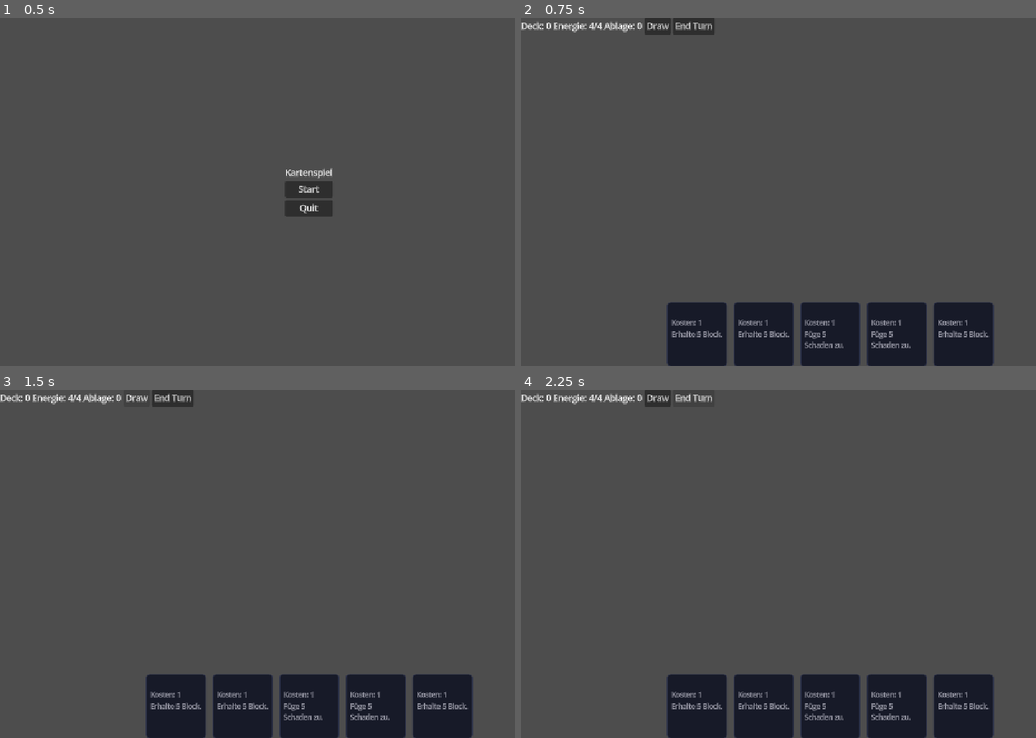
Above: before the commit, frames 1-4 (two rows, left to right).
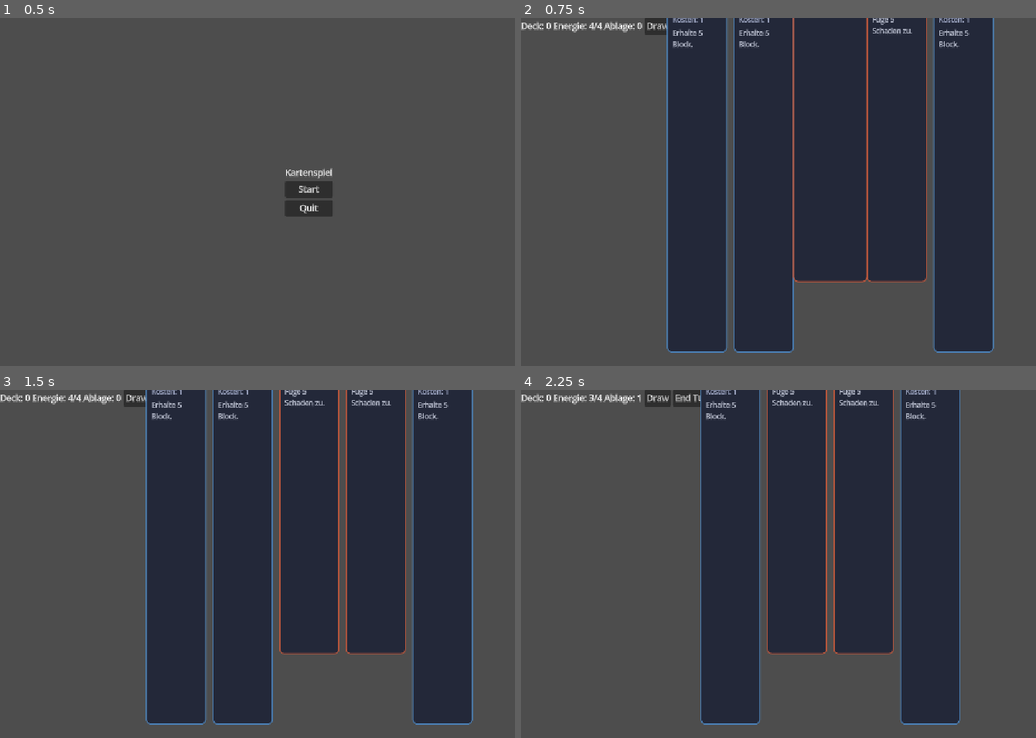
Above: after the commit, the same moments.

Repository: HelplessSneeker/Kartenspiel
Game: Godot game, scene res://scenes/ui/main_menu.tscn
Two runs of this game, one before a commit and one after it. Both use one fixed random seed, a clock stepped at 60 frames per second and the inputs below.
Inputs:
- Up to frame 1 (0.5 s): no input
- Up to frame 2 (0.75 s): click "Start" at 0.5 s
- Up to frame 3 (1.5 s): click "Draw" at 1.25 s
- Up to frame 4 (2.25 s): click "End Turn" at 2 s

Frame 1 is identical in both runs. In frame 2, 55% of the frame differs, in the area x 28-92%, y 0-100%; in frame 3, 53%; in frame 4, 45%.

Commit message:
Theme-Resource statt verstreuter Overrides
Das Kartenaussehen lag an drei Orten: StyleBox im Code, Margins als
theme_override in der Scene, Schriftgroessen beim Godot-Default. Jetzt
liefert resources/game_theme.tres die Defaults, und card.gd weicht nur
noch dort ab, wo es wirklich von den Kartendaten abhaengt (Rahmenfarbe
je Kategorie).

Nebenbei drei Funde weggeraeumt:

- TextLabel hatte custom_minimum_size.x = 120, die Karte selbst nur 100.
  Ein PanelContainer kann nicht kleiner werden als sein Inhalt, also war
  die Karte faktisch 136 breit und die 100 wirkungslos. Die Breite steht
  jetzt auf der Karte (112), das Label bricht per autowrap um.
- card_name war in beiden .tres leer - NameLabel hat eine leere Zeile
  gerendert.
- Der MarginContainer ist weg: content_margin_* im StyleBox liefert das
  Padding des PanelContainers selbst, dafuer braucht es keinen Wrapper.

ASSETS.md angelegt, damit Lizenzen ab dem ersten Download mitlaufen.

Co-Authored-By: Claude Opus 5 <noreply@anthropic.com>

Diff:
--- a/cards/card.gd
+++ b/cards/card.gd
@@ -11,13 +11,11 @@
 ## Hand ruht - voruebergehender Zustand, haengt an der Maus.
 const IDLE_TINT := Color(0.65, 0.65, 0.7)
 
-## Kartenruecken. Der Default-Theme liefert fuer PanelContainer eine
-## halbtransparente Flaeche - fuer eine Karte, die andere Karten ueberlappt,
-## unbrauchbar. Deshalb ein eigener StyleBox statt des Theme-Panels.
-const BG_COLOR := Color("232839")
-const BORDER_COLOR := Color("454d69")
-const CORNER_RADIUS := 8
-const BORDER_WIDTH := 2
+## Rahmenfarbe je Kategorie - das Einzige am Kartenaussehen, das wirklich von
+## den Kartendaten abhaengt. Hintergrund, Radius, Rahmenbreite und das Padding
+## kommen aus dem Theme (Variation "Card") und stehen deshalb nicht mehr hier.
+const BORDER_AKTION := Color("b4553c")
+const BORDER_REAKTION := Color("4a7fb5")
 
 var data: CardData
 
@@ -36,22 +34,6 @@
 var _tween: Tween
 
 
-func _ready() -> void:
-	add_theme_stylebox_override("panel", _build_style())
-
-
-## Bewusst im Code statt im Editor: das Aussehen soll spaeter von den
-## Kartendaten abhaengen koennen (Kategorie, Seltenheit), und dafuer braucht
-## es sowieso einen Ort, an dem der StyleBox gebaut wird.
-func _build_style() -> StyleBoxFlat:
-	var style := StyleBoxFlat.new()
-	style.bg_color = BG_COLOR
-	style.border_color = BORDER_COLOR
-	style.set_border_width_all(BORDER_WIDTH)
-	style.set_corner_radius_all(CORNER_RADIUS)
-	return style
-
-
 func setup(new_data: CardData) -> void:
 	data = new_data
 	%NameLabel.text = data.card_name
@@ -60,6 +42,37 @@
 		"damage": data.damage,
 		"block": data.block,
 	})
+	# Der Style haengt an `data`, und in _ready() gibt es die noch nicht -
+	# deshalb hier und nicht dort.
+	_apply_style()
+
+
+## Holt den StyleBox aus dem Theme und faerbt nur den Rahmen um.
+##
+## Der Theme-Type wird explizit mitgegeben, damit immer das Original aus dem
+## Theme kommt und nicht der Override, den diese Methode selbst gesetzt hat -
+## sonst faerbt jeder weitere Aufruf auf dem Ergebnis des vorigen.
+##
+## duplicate() ist Pflicht: StyleBoxes sind Resources und damit zwischen allen
+## Karten geteilt. Ohne Kopie faerbt die zuletzt gebaute Karte rueckwirkend
+## alle anderen mit um.
+func _apply_style() -> void:
+	var base := get_theme_stylebox("panel", "Card") as StyleBoxFlat
+	if base == null:
+		return
+	var style: StyleBoxFlat = base.duplicate()
+	style.border_color = _border_color()
+	add_theme_stylebox_override("panel", style)
+
+
+func _border_color() -> Color:
+	if data == null:
+		return BORDER_AKTION
+	match data.category:
+		CardData.Category.REAKTION:
+			return BORDER_REAKTION
+		_:
+			return BORDER_AKTION
 
 
 func snap_to(target_position: Vector2, target_scale: Vector2) -> void:
--- a/cards/card.tscn
+++ b/cards/card.tscn
@@ -3,31 +3,28 @@
 [ext_resource type="Script" uid="uid://bs3yqbfecyowa" path="res://cards/card.gd" id="1_ivai2"]
 
 [node name="Card" type="PanelContainer" unique_id=514923645]
-custom_minimum_size = Vector2(100, 150)
-offset_right = 40.0
-offset_bottom = 40.0
+custom_minimum_size = Vector2(112, 158)
+theme_type_variation = &"Card"
 script = ExtResource("1_ivai2")
 
-[node name="MarginContainer" type="MarginContainer" parent="." unique_id=558112738]
+[node name="VBoxContainer" type="VBoxContainer" parent="." unique_id=369139916]
 layout_mode = 2
-theme_override_constants/margin_left = 8
-theme_override_constants/margin_top = 8
-theme_override_constants/margin_right = 8
-theme_override_constants/margin_bottom = 8
+theme_override_constants/separation = 6
 
-[node name="VBoxContainer" type="VBoxContainer" parent="MarginContainer" unique_id=369139916]
-layout_mode = 2
-
-[node name="NameLabel" type="Label" parent="MarginContainer/VBoxContainer" unique_id=986834283]
+[node name="NameLabel" type="Label" parent="VBoxContainer" unique_id=986834283]
 unique_name_in_owner = true
 layout_mode = 2
+theme_type_variation = &"CardName"
+autowrap_mode = 3
 
-[node name="CostLabel" type="Label" parent="MarginContainer/VBoxContainer" unique_id=666068353]
+[node name="CostLabel" type="Label" parent="VBoxContainer" unique_id=666068353]
 unique_name_in_owner = true
 layout_mode = 2
+theme_type_variation = &"CardCost"
 
-[node name="TextLabel" type="Label" parent="MarginContainer/VBoxContainer" unique_id=1543716907]
+[node name="TextLabel" type="Label" parent="VBoxContainer" unique_id=1543716907]
 unique_name_in_owner = true
-custom_minimum_size = Vector2(120, 0)
 layout_mode = 2
-autowrap_mode = 2
+size_flags_vertical = 3
+theme_type_variation = &"CardText"
+autowrap_mode = 3
--- a/cards/data/schlag.tres
+++ b/cards/data/schlag.tres
@@ -4,6 +4,7 @@
 
 [resource]
 script = ExtResource("1_nybwo")
+card_name = "Schlag"
 cost = 1
 damage = 5
 description = "Füge {damage} Schaden zu."
--- a/cards/data/verteidigung.tres
+++ b/cards/data/verteidigung.tres
@@ -4,6 +4,7 @@
 
 [resource]
 script = ExtResource("1_kko04")
+card_name = "Verteidigung"
 cost = 1
 category = 1
 block = 5
--- /dev/null
+++ b/resources/game_theme.tres
@@ -0,0 +1,30 @@
+[gd_resource type="Theme" format=3]
+
+[sub_resource type="StyleBoxFlat" id="StyleBoxFlat_card"]
+content_margin_left = 10.0
+content_margin_top = 10.0
+content_margin_right = 10.0
+content_margin_bottom = 10.0
+bg_color = Color(0.137255, 0.156863, 0.223529, 1)
+border_width_left = 2
+border_width_top = 2
+border_width_right = 2
+border_width_bottom = 2
+border_color = Color(0.270588, 0.301961, 0.411765, 1)
+corner_radius_top_left = 8
+corner_radius_top_right = 8
+corner_radius_bottom_right = 8
+corner_radius_bottom_left = 8
+
+[resource]
+Card/base_type = &"PanelContainer"
+Card/styles/panel = SubResource("StyleBoxFlat_card")
+CardName/base_type = &"Label"
+CardName/colors/font_color = Color(0.921569, 0.929412, 0.960784, 1)
+CardName/font_sizes/font_size = 16
+CardCost/base_type = &"Label"
+CardCost/colors/font_color = Color(0.658824, 0.694118, 0.807843, 1)
+CardCost/font_sizes/font_size = 13
+CardText/base_type = &"Label"
+CardText/colors/font_color = Color(0.788235, 0.807843, 0.870588, 1)
+CardText/font_sizes/font_size = 13
--- a/scenes/game.tscn
+++ b/scenes/game.tscn
@@ -5,6 +5,7 @@
 [ext_resource type="Resource" uid="uid://bklpwgppsi6du" path="res://cards/data/schlag.tres" id="3_iywne"]
 [ext_resource type="Resource" uid="uid://bgkw4eya0hy42" path="res://cards/data/verteidigung.tres" id="4_p57ef"]
 [ext_resource type="Script" uid="uid://d3pd0u6pwdqs0" path="res://scenes/hand.gd" id="5_iywne"]
+[ext_resource type="Theme" path="res://resources/game_theme.tres" id="6_theme"]
 
 [node name="Game" type="Control" unique_id=139426249]
 layout_mode = 3
@@ -13,6 +14,7 @@
 anchor_bottom = 1.0
 grow_horizontal = 2
 grow_vertical = 2
+theme = ExtResource("6_theme")
 script = ExtResource("1_uwrxv")
 starting_deck = Array[ExtResource("2_lbhrr")]([ExtResource("4_p57ef"), ExtResource("3_iywne"), ExtResource("3_iywne"), ExtResource("4_p57ef"), ExtResource("4_p57ef")])
 
Not shown, added: ASSETS.md
